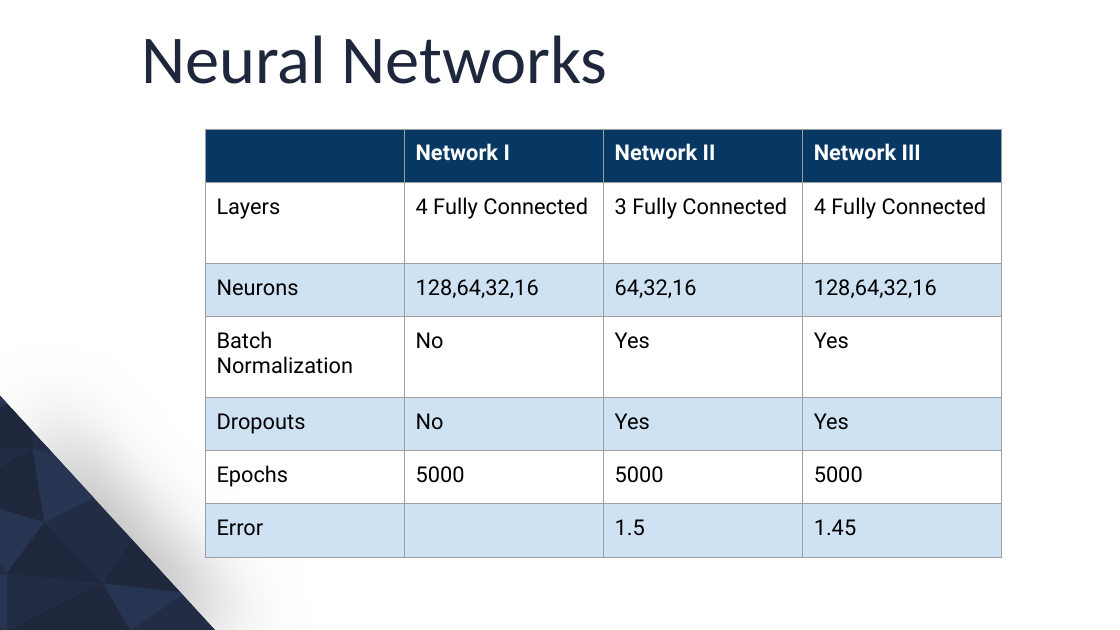
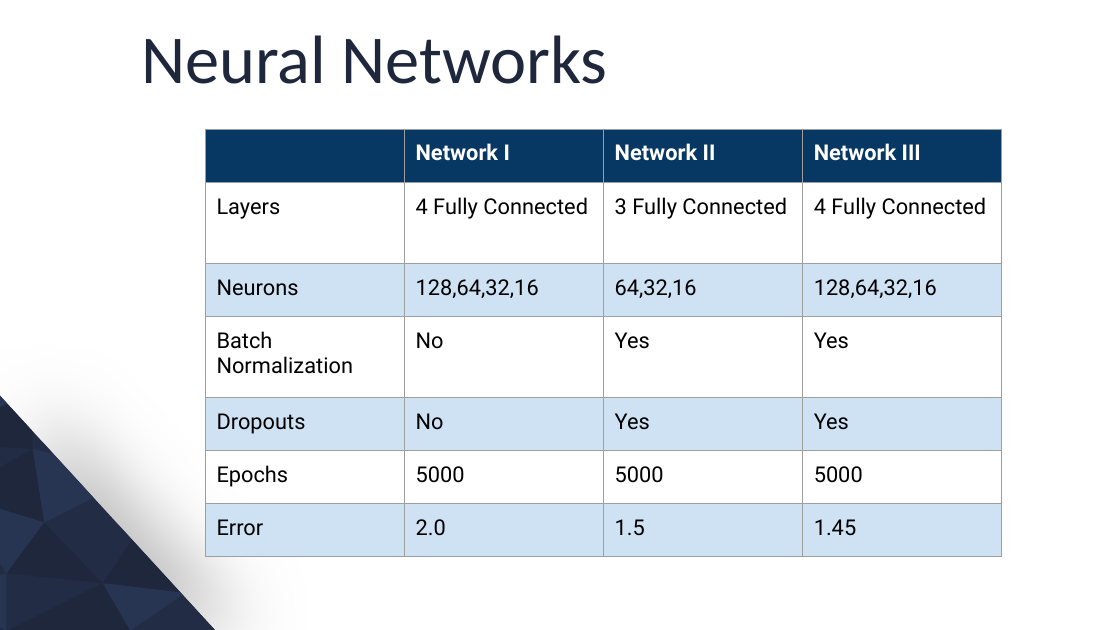
Before and after one commit to SnehalD14/Building-Energy-Prediction, a slide deck: slide 16 of Project Presentation.pptx (slide 15 before the commit). Drawn at 1120x630 pixels with LibreOffice and Linux fonts; fonts in the diff are those of the drawing; background and template pictures are left out. Boxes give left, top, right and bottom in pixels: in the first picture for what was removed or moved away, otherwise in the second. Text is boxed around its words. In the diff, an @@ line names an element or a change of style, - is before the commit and + after.

```diff
--- a/Project Presentation.pptx
+++ b/Project Presentation.pptx
@@ table at (x1=205, y1=129, x2=1002, y2=540) @@
-row 7, column 2: 
+row 7, column 2: 2.0
```
Also in this commit, not shown: 8 other slides changed, 2 slides added.
